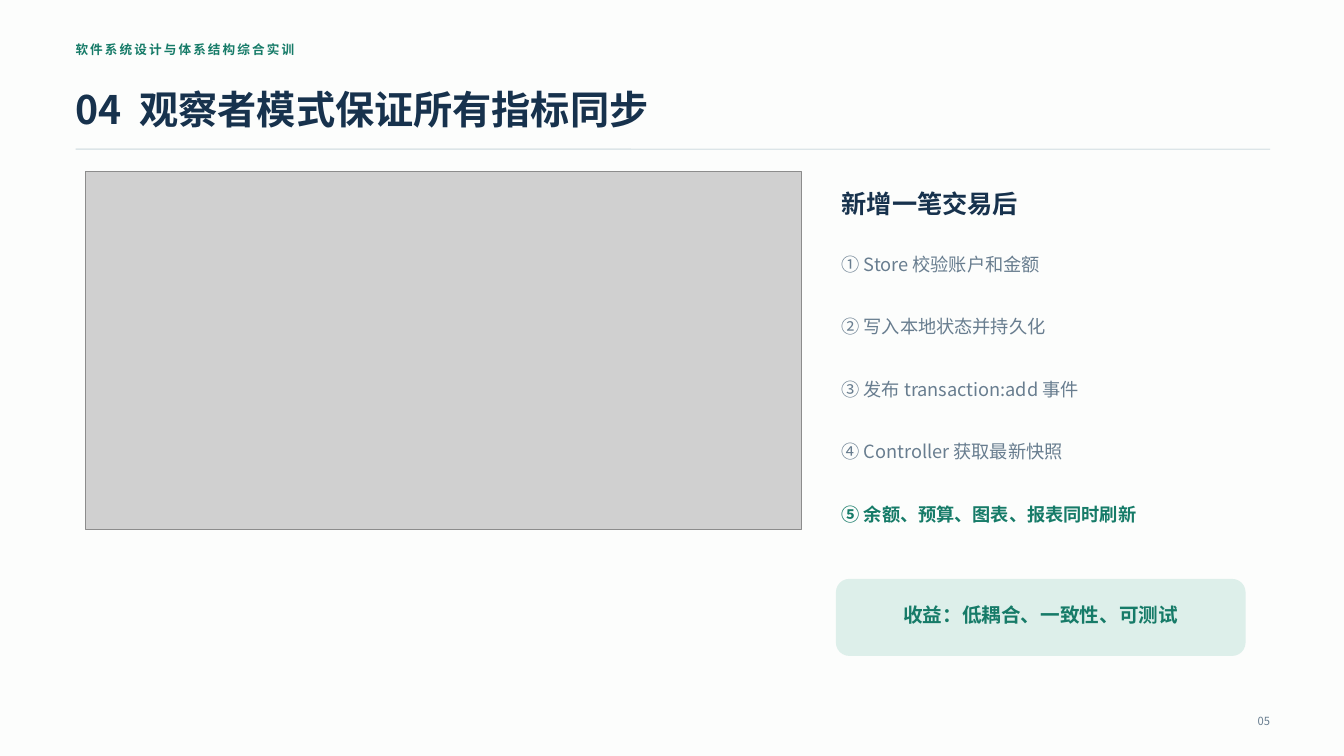
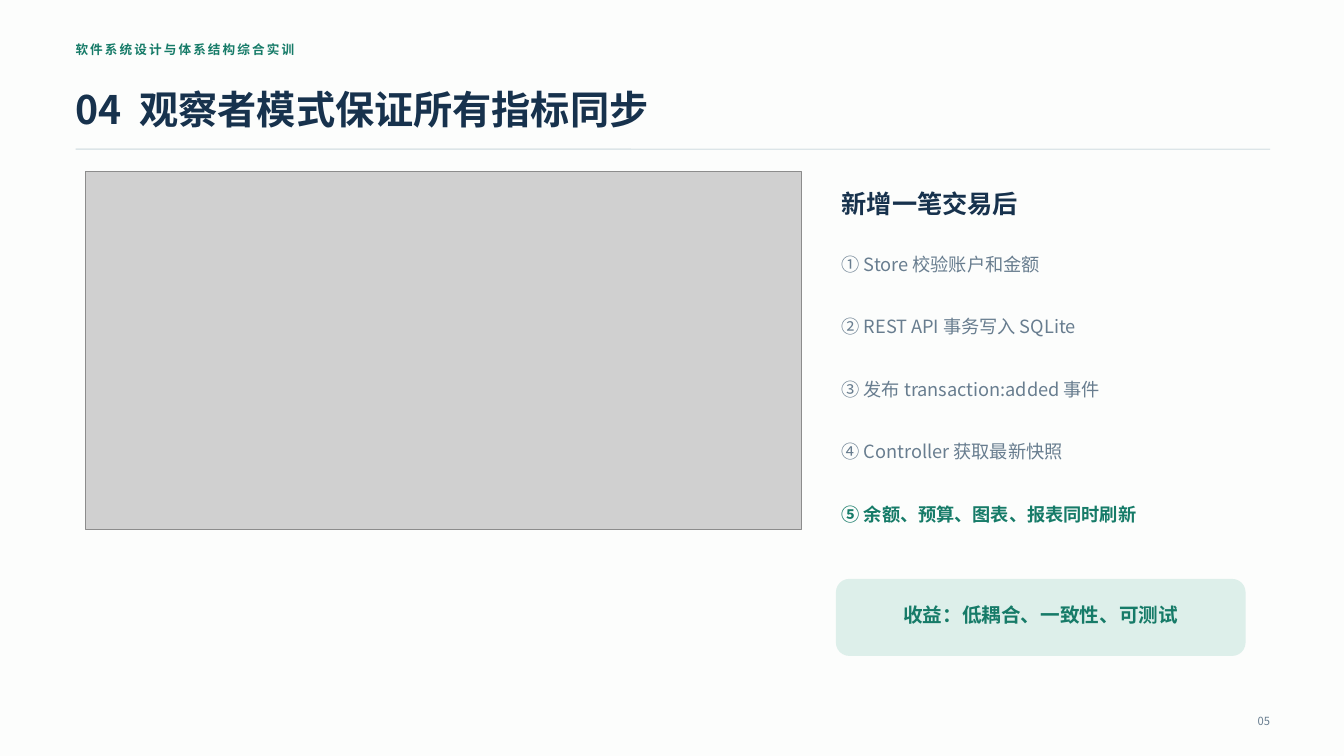
Before and after one commit to 0625jxx/yimu-finance-dashboard, a slide deck: slide 5 of deliverables/个人财务管理与可视化看板-答辩演示.pptx. Drawn at 1344x756 pixels with LibreOffice and Linux fonts; fonts in the diff are those of the drawing; grey boxes stand for pictures. Boxes give left, top, right and bottom in pixels: in the first picture for what was removed or moved away, otherwise in the second. Text is boxed around its words. In the diff, an @@ line names an element or a change of style, - is before the commit and + after.

```diff
--- a/deliverables/个人财务管理与可视化看板-答辩演示.pptx
+++ b/deliverables/个人财务管理与可视化看板-答辩演示.pptx
@@ text at [842, 317, 1076, 337]: text changed @@
-② 写入本地状态并持久化
+② REST API 事务写入 SQLite
@@ text at [842, 380, 1100, 398]: text changed @@
-③ 发布 transaction:add 事件
+③ 发布 transaction:added 事件
```
Also in this commit, not shown: 4 other slides changed, 14 other files.
